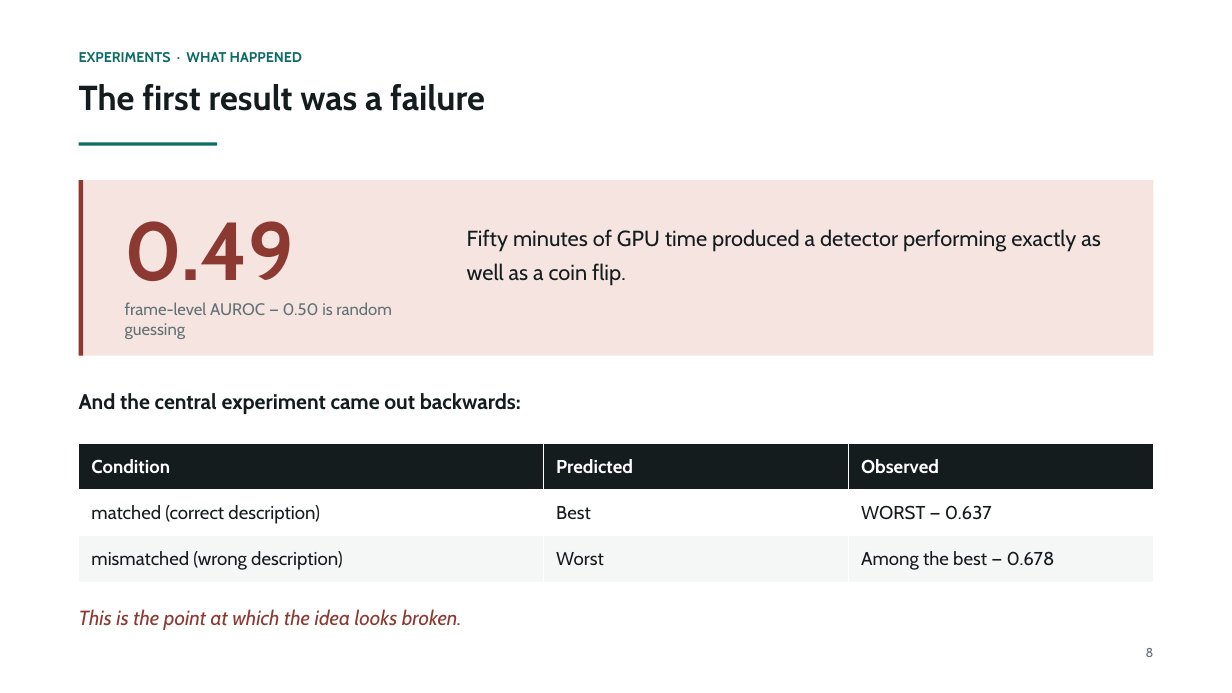
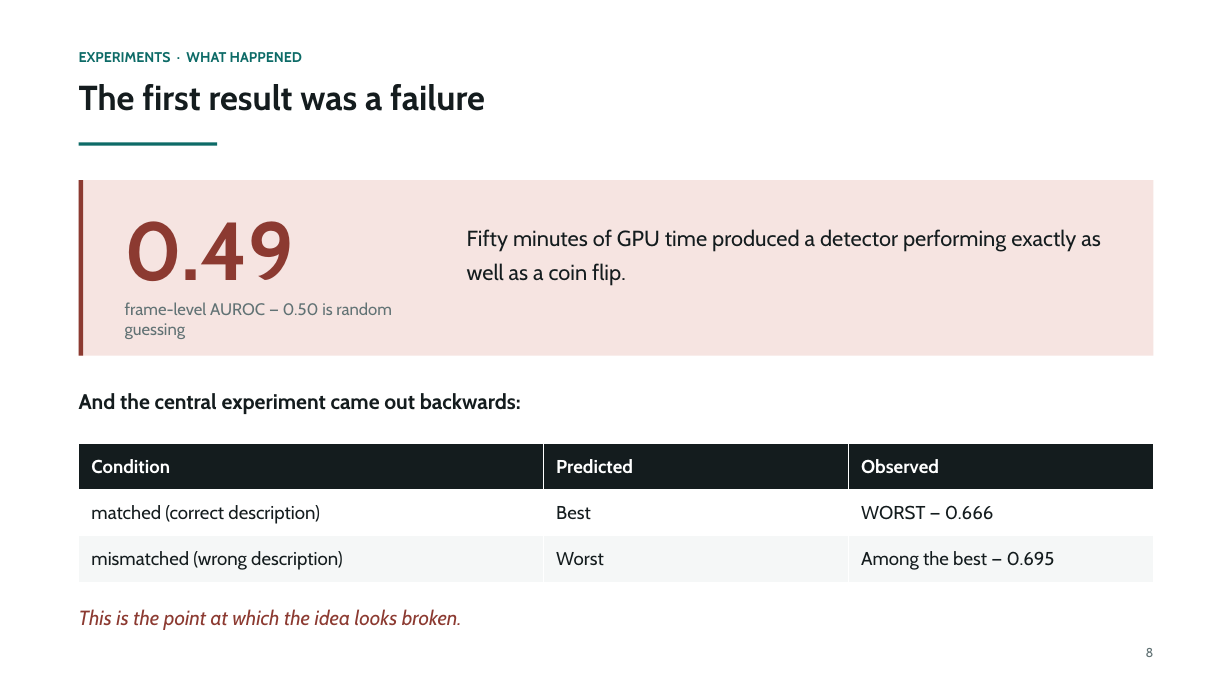
Before and after one commit to prakash-nitc/multimodal-anomaly-detection, a slide deck: slide 9 of docs/06_presentations/DA-ZVAD_Phase2_Review.pptx. Drawn at 1232x693 pixels with LibreOffice and Linux fonts; fonts in the diff are those of the drawing. Boxes give left, top, right and bottom in pixels: in the first picture for what was removed or moved away, otherwise in the second. Text is boxed around its words. In the diff, an @@ line names an element or a change of style, - is before the commit and + after.

```diff
--- a/docs/06_presentations/DA-ZVAD_Phase2_Review.pptx
+++ b/docs/06_presentations/DA-ZVAD_Phase2_Review.pptx
@@ table at box(79, 444, 1153, 582) @@
-row 2, column 3: WORST — 0.637
+row 2, column 3: WORST — 0.666
-row 3, column 3: Among the best — 0.678
+row 3, column 3: Among the best — 0.695
```
Also in this commit, not shown: 13 other slides changed, 2 slides added, 1 slide removed, 1 other file.
